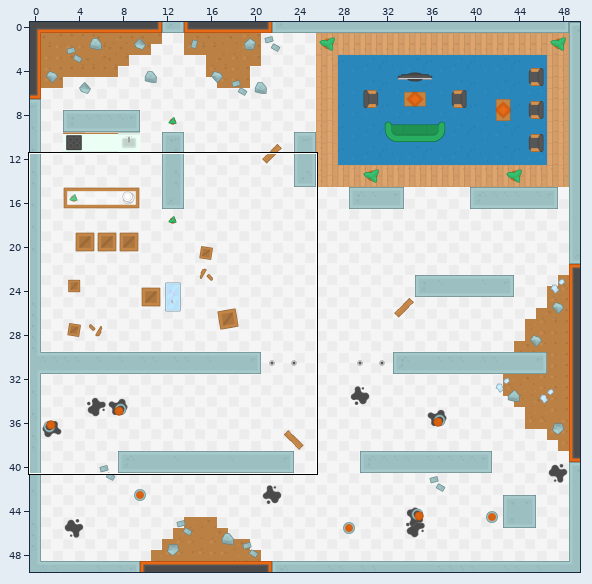
Level history. Tiled map: Brainstein/assets/tilemaps/laboratorio.tmx. The first picture is a wide view before the edit; the outline marks the close-up.
Close-up. Before:
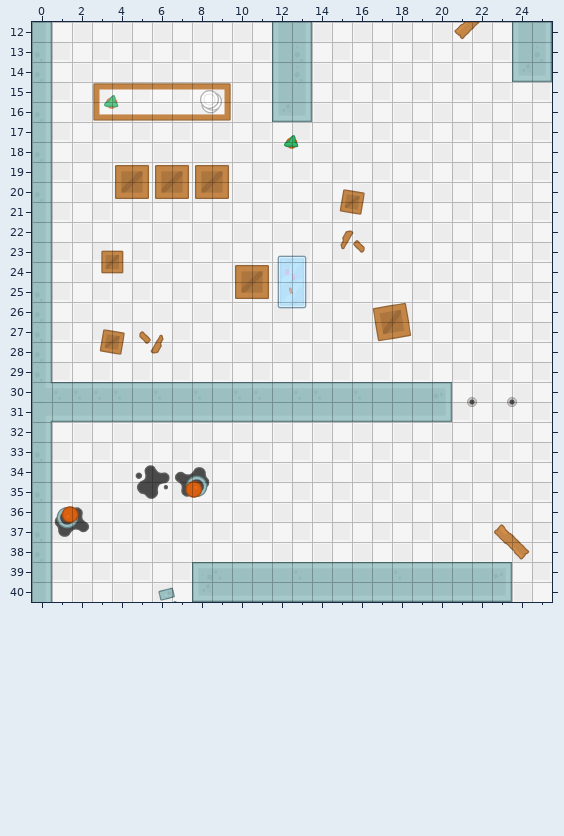
Cells are 64x64 px. Shown: x 0..25, y 12..40. The commit also changed other parts of the map, which this record leaves out.
The same view after the edit:
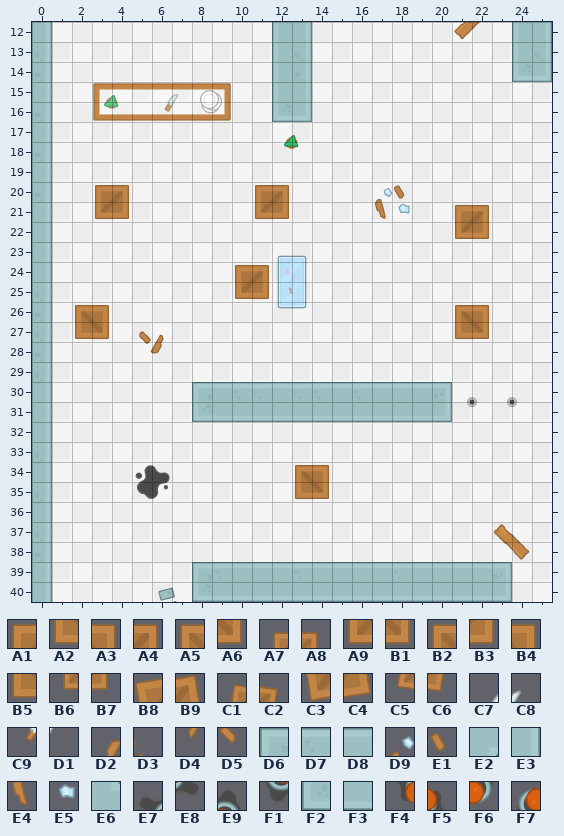
Key: from "tilesheet_complete_2X": A1 472, A2 472 turned 270, A3 472 turned 90, A4 473, A5 473 turned 270, A6 473 turned 90, A7 474, A8 475, A9 526, B1 526 turned 270, B2 526 turned 90, B3 527, B4 527 turned 270, B5 527 turned 90, B6 528, B7 529, B8 580, B9 581, C1 582, C2 583, C3 634, C4 635, C5 636, C6 637, C7 912, C8 913, C9 966, D1 967, D2 1016, D3 1017, D4 1070, D5 1071, D6 1094, D7 1095, D8 1096, D9 1124, E1 1125, E2 1135, E3 1151, E4 1178, E5 1179, E6 1189, E7 1230, E8 1230 turned 180, E9 1231, F1 1231 turned 180, F2 1256, F3 1257, F4 1284, F5 1284 turned 180, F6 1285, F7 1285 turned 180.
__ is an empty cell.
What changed:
{"where": "layer \"backgroundLayer2\""}
{"y":15,"x":6,"old":"__ __","new":"C7 C8"}
{"y":16,"x":6,"old":"__ __","new":"C9 D1"}
{"y":20,"x":17,"old":"__ __","new":"D9 E1"}
{"y":21,"x":17,"old":"__ __","new":"E4 E5"}
{"y":22,"x":15,"old":"D2 D3","new":"__ __"}
{"y":23,"x":15,"old":"D4 D5","new":"__ __"}
{"where": "layer \"collisionLayer\""}
{"y":19,"x":4,"old":"A1 A4 A1 A4 A1 A4","new":"__ __ __ __ __ __"}
{"y":20,"x":3,"old":"__ A9 B3 A9 B3 A9 B3","new":"A1 A4 __ __ __ __ __"}
{"y":20,"x":11,"old":"__ __","new":"A1 A4"}
{"y":20,"x":15,"old":"C1 C2","new":"__ __"}
{"y":21,"x":3,"old":"__ __","new":"A9 B3"}
{"y":21,"x":11,"old":"__ __","new":"A9 B3"}
{"y":21,"x":15,"old":"C5 C6","new":"__ __"}
{"y":21,"x":21,"old":"__ __","new":"A1 A4"}
{"y":22,"x":21,"old":"__ __","new":"A9 B3"}
{"y":23,"x":3,"old":"A7 A8","new":"__ __"}
{"y":24,"x":3,"old":"B6 B7","new":"__ __"}
{"y":26,"x":2,"old":"__ __","new":"B2 A3"}
{"y":26,"x":17,"old":"B8 B9","new":"__ __"}
{"y":26,"x":21,"old":"__ __","new":"A5 B4"}
{"y":27,"x":2,"old":"__ C1 C2","new":"B5 A6 __"}
{"y":27,"x":17,"old":"C3 C4","new":"__ __"}
{"y":27,"x":21,"old":"__ __","new":"A2 B1"}
{"y":28,"x":3,"old":"C5 C6","new":"__ __"}
{"y":30,"x":0,"old":"E6 D7 D7 D7 D7 D8 D7 D8 D7","new":"E3 __ __ __ __ __ __ __ D6"}
{"y":31,"x":0,"old":"E2 F3 F3 F3 F3 F3 F3 F3 F3","new":"E3 __ __ __ __ __ __ __ F2"}
{"y":34,"x":7,"old":"E7 E9","new":"__ __"}
{"y":34,"x":13,"old":"__ __","new":"A5 B4"}
{"y":35,"x":7,"old":"F4 F6","new":"__ __"}
{"y":35,"x":13,"old":"__ __","new":"A2 B1"}
{"y":36,"x":1,"old":"F7 F5","new":"__ __"}
{"y":37,"x":1,"old":"F1 E8","new":"__ __"}
